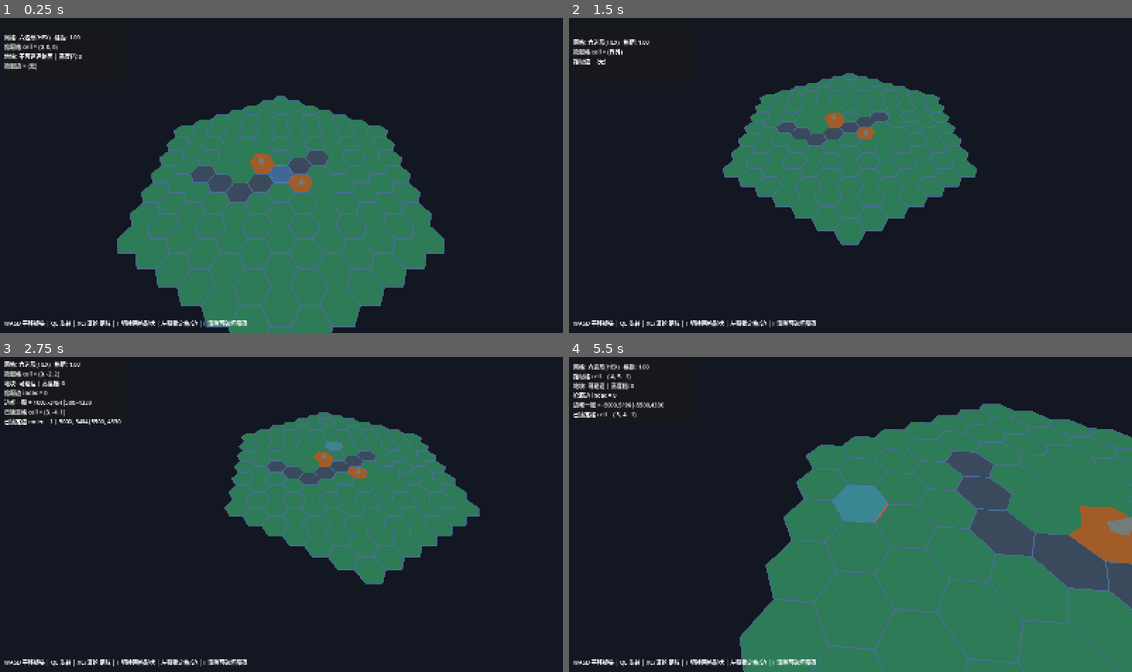
Above: before the commit, frames 1-4 (two rows, left to right).
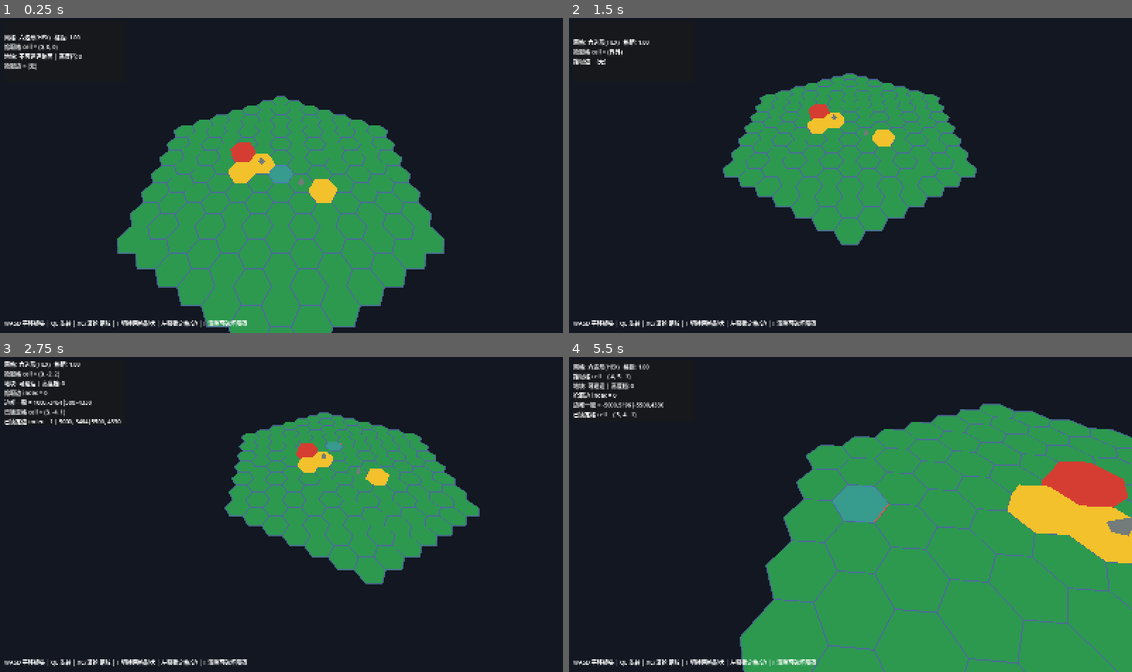
Above: after the commit, the same moments.

Repository: granjzil-art/MirrorDefender
Game: Godot game, scene res://scenes/Main.tscn
The game is run twice, just before and just after one commit, with the same random seed, the same clock (stepped at 60 frames per second) and the same inputs.
Inputs (mouse positions are in pixels of both pictures, inside the frame that each line leads up to):
- Up to frame 1 (0.25 s): no input
- Up to frame 2 (1.5 s): tap Enter at 0.5 s; move the mouse to (974, 159) at 0.52 s; hold S (cam_move_back) 0.53-1.25 s; click (974, 159) at 0.67 s; drag from (737, 191) to (822, 238) at 1.27 s
- Up to frame 3 (2.75 s): tap Space at 2 s; move the mouse to (337, 442) at 2.02 s; hold A (cam_move_left) from 2.03 s (still down); click (337, 442) at 2.17 s
- Up to frame 4 (5.5 s): release A (cam_move_left) at 2.75 s; drag from (822, 577) to (681, 464) at 2.77 s; tap Enter at 3.5 s; move the mouse to (1019, 561) at 3.52 s; hold Q (cam_rotate_left) 3.53-4.25 s; click (1019, 561) at 3.67 s; drag from (681, 464) to (766, 432) at 4.27 s; tap Space at 5 s; move the mouse to (878, 514) at 5.02 s; hold X (cam_zoom_in) from 5.03 s (still down); click (878, 514) at 5.17 s

The runs differ from the first frame. In frame 1, 28% of the frame differs, in the area x 20-79%, y 25-100%; in frame 2, 14%; in frame 3, 14%; in frame 4, 46%, in the area x 30-100%, y 15-100%.

Commit message:
[Tile] 添加高度分层着色与高度刷

Diff:
--- a/scripts/level/LevelResource.gd
+++ b/scripts/level/LevelResource.gd
@@ -18,9 +18,9 @@
 @export var tiles: Array = []
 
 @export_group("Editor Terrain Colors")
-@export var height_color_low: Color = Color(0.16, 0.34, 0.24, 1.0)
-@export var height_color_middle: Color = Color(0.38, 0.58, 0.25, 1.0)
-@export var height_color_high: Color = Color(0.77, 0.68, 0.31, 1.0)
+@export var height_color_low: Color = Color(0.18, 0.60, 0.31, 1.0)
+@export var height_color_middle: Color = Color(0.95, 0.76, 0.18, 1.0)
+@export var height_color_high: Color = Color(0.84, 0.24, 0.20, 1.0)
 
 func get_tile(cell: Vector3i) -> Variant:
 	for raw_tile in tiles:
@@ -59,3 +59,10 @@
 			var current_height: int = tile.get("height_level")
 			tile.set("height_level", clampi(current_height, 0, maxi(0, height_levels - 1)))
 	emit_changed()
+
+func get_height_color(height_level: int) -> Color:
+	var maximum_level := maxi(1, height_levels - 1)
+	var normalized_height := clampf(float(height_level) / float(maximum_level), 0.0, 1.0)
+	if normalized_height <= 0.5:
+		return height_color_low.lerp(height_color_middle, normalized_height * 2.0)
+	return height_color_middle.lerp(height_color_high, (normalized_height - 0.5) * 2.0)
--- a/scripts/tile/TileManager.gd
+++ b/scripts/tile/TileManager.gd
@@ -72,6 +72,13 @@
 		return 0.0
 	return float(tile.height_level) * level_data.height_step
 
+func get_height_color(cell: Vector3i) -> Color:
+	var tile := get_tile(cell)
+	var level_data := _get_level()
+	if tile == null or level_data == null:
+		return Color.WHITE
+	return level_data.get_height_color(tile.height_level)
+
 func can_place(cell: Vector3i) -> bool:
 	var tile := get_tile(cell)
 	return tile != null and tile.can_place()
--- a/scripts/tile/TileRenderer.gd
+++ b/scripts/tile/TileRenderer.gd
@@ -1,20 +1,16 @@
 ## TileRenderer -- M2 greybox terrain presentation.
 ##
 ## This renderer listens to TileManager signals and never changes tile state.
-## Meshes are batched by terrain type; raised cells only expose needed cliff faces.
+## Terrain uses LevelResource height colors; raised cells expose needed cliff faces.
 class_name TileRenderer
 extends Node3D
 
-const TILE_TYPE_COUNT := 3
 const TOP_LIFT := 0.01
 
 @export_group("Feature")
 @export var feature_enabled: bool = true
 
-@export_group("Terrain Colors")
-@export var buildable_color: Color = Color(0.18, 0.48, 0.34, 1.0)
-@export var destructible_color: Color = Color(0.63, 0.36, 0.16, 1.0)
-@export var blocked_color: Color = Color(0.23, 0.29, 0.36, 1.0)
+@export_group("Obstacle Colors")
 @export var obstacle_color: Color = Color(0.45, 0.48, 0.48, 1.0)
 
 @export_group("Terrain Geometry")
@@ -23,8 +19,8 @@
 
 var _grid: GridManager
 var _tile_manager: TileManager
-var _tile_instances: Array[MeshInstance3D] = []
-var _tile_materials: Array[StandardMaterial3D] = []
+var _terrain_instance: MeshInstance3D
+var _terrain_material: StandardMaterial3D
 var _obstacle_instance: MeshInstance3D
 var _obstacle_material: StandardMaterial3D
 
@@ -53,14 +49,10 @@
 		_rebuild()
 
 func _setup_instances() -> void:
-	var colors: Array[Color] = [buildable_color, destructible_color, blocked_color]
-	for index in range(TILE_TYPE_COUNT):
-		var instance := MeshInstance3D.new()
-		var material := _make_material(colors[index])
-		instance.material_override = material
-		_tile_instances.append(instance)
-		_tile_materials.append(material)
-		add_child(instance)
+	_terrain_instance = MeshInstance3D.new()
+	_terrain_material = _make_terrain_material()
+	_terrain_instance.material_override = _terrain_material
+	add_child(_terrain_instance)
 	_obstacle_instance = MeshInstance3D.new()
 	_obstacle_material = _make_material(obstacle_color)
 	_obstacle_instance.material_override = _obstacle_material
@@ -73,6 +65,11 @@
 	material.cull_mode = BaseMaterial3D.CULL_DISABLED
 	return material
 
+func _make_terrain_material() -> StandardMaterial3D:
+	var material := _make_material(Color.WHITE)
+	material.vertex_color_use_as_albedo = true
+	return material
+
 func _on_level_loaded(_level_resource: LevelResource) -> void:
 	_rebuild()
 
@@ -80,15 +77,11 @@
 	_rebuild()
 
 func _rebuild() -> void:
-	if not feature_enabled or _grid == null or _tile_manager == null or _tile_instances.is_empty():
+	if not feature_enabled or _grid == null or _tile_manager == null or _terrain_instance == null:
 		return
-	var terrain_meshes: Array[ImmediateMesh] = []
-	var terrain_has_geometry: Array[bool] = []
-	for index in range(TILE_TYPE_COUNT):
-		var mesh := ImmediateMesh.new()
-		mesh.surface_begin(Mesh.PRIMITIVE_TRIANGLES)
-		terrain_meshes.append(mesh)
-		terrain_has_geometry.append(false)
+	var terrain_mesh := ImmediateMesh.new()
+	terrain_mesh.surface_begin(Mesh.PRIMITIVE_TRIANGLES)
+	var has_terrain_geometry: bool = false
 	var obstacle_mesh := ImmediateMesh.new()
 	obstacle_mesh.surface_begin(Mesh.PRIMITIVE_TRIANGLES)
 	var has_obstacle_geometry: bool = false
@@ -96,27 +89,24 @@
 		var tile := _tile_manager.get_tile(cell)
 		if tile == null:
 			continue
-		var type_index := int(tile.tile_type)
-		if type_index < 0 or type_index >= TILE_TYPE_COUNT:
-			continue
-		var did_add_terrain: bool = _add_tile_geometry(terrain_meshes[type_index], tile)
-		terrain_has_geometry[type_index] = terrain_has_geometry[type_index] or did_add_terrain
+		var terrain_color := _tile_manager.get_height_color(cell)
+		var did_add_terrain: bool = _add_tile_geometry(terrain_mesh, tile, terrain_color)
+		has_terrain_geometry = has_terrain_geometry or did_add_terrain
 		if tile.is_destructible():
 			_add_obstacle_geometry(obstacle_mesh, tile)
 			has_obstacle_geometry = true
-	for index in range(TILE_TYPE_COUNT):
-		if terrain_has_geometry[index]:
-			terrain_meshes[index].surface_end()
-			_tile_instances[index].mesh = terrain_meshes[index]
-		else:
-			_tile_instances[index].mesh = null
+	if has_terrain_geometry:
+		terrain_mesh.surface_end()
+		_terrain_instance.mesh = terrain_mesh
+	else:
+		_terrain_instance.mesh = null
 	if has_obstacle_geometry:
 		obstacle_mesh.surface_end()
 		_obstacle_instance.mesh = obstacle_mesh
 	else:
 		_obstacle_instance.mesh = null
 
-func _add_tile_geometry(mesh: ImmediateMesh, tile: TileCellData) -> bool:
+func _add_tile_geometry(mesh: ImmediateMesh, tile: TileCellData, terrain_color: Color) -> bool:
 	var corners := _grid.get_corners(tile.cell)
 	if corners.size() < 3:
 		return false
@@ -125,22 +115,24 @@
 	for index in range(corners.size()):
 		var a := corners[index] + Vector3(0.0, top_y, 0.0)
 		var b := corners[(index + 1) % corners.size()] + Vector3(0.0, top_y, 0.0)
-		mesh.surface_add_vertex(center)
-		mesh.surface_add_vertex(a)
-		mesh.surface_add_vertex(b)
+		_add_triangle(mesh, terrain_color, center, a, b)
 		var neighbor_cell := _grid.neighbor_across_edge(tile.cell, index)
 		var neighbor_top := _tile_manager.get_world_height(neighbor_cell) + TOP_LIFT
 		if top_y <= neighbor_top + 0.001:
 			continue
 		var lower_a := Vector3(a.x, neighbor_top, a.z)
 		var lower_b := Vector3(b.x, neighbor_top, b.z)
-		mesh.surface_add_vertex(a)
-		mesh.surface_add_vertex(lower_a)
-		mesh.surface_add_vertex(lower_b)
-		mesh.surface_add_vertex(a)
-		mesh.surface_add_vertex(lower_b)
-		mesh.surface_add_vertex(b)
+		_add_triangle(mesh, terrain_color, a, lower_a, lower_b)
+		_add_triangle(mesh, terrain_color, a, lower_b, b)
 	return true
+
+func _add_triangle(mesh: ImmediateMesh, color: Color, a: Vector3, b: Vector3, c: Vector3) -> void:
+	mesh.surface_set_color(color)
+	mesh.surface_add_vertex(a)
+	mesh.surface_set_color(color)
+	mesh.surface_add_vertex(b)
+	mesh.surface_set_color(color)
+	mesh.surface_add_vertex(c)
 
 func _add_obstacle_geometry(mesh: ImmediateMesh, tile: TileCellData) -> void:
 	var center := _grid.cell_to_world(tile.cell)
Not shown, changed: addons/mirror_tile_editor/tile_editor_canvas.gd
Not shown, changed: addons/mirror_tile_editor/tile_editor_panel.gd
Not shown, changed: Docs/CHANGELOG.md
Not shown, changed: Docs/systems/Level_关卡与存档.md
Not shown, changed: Docs/systems/Tile_地块系统.md
